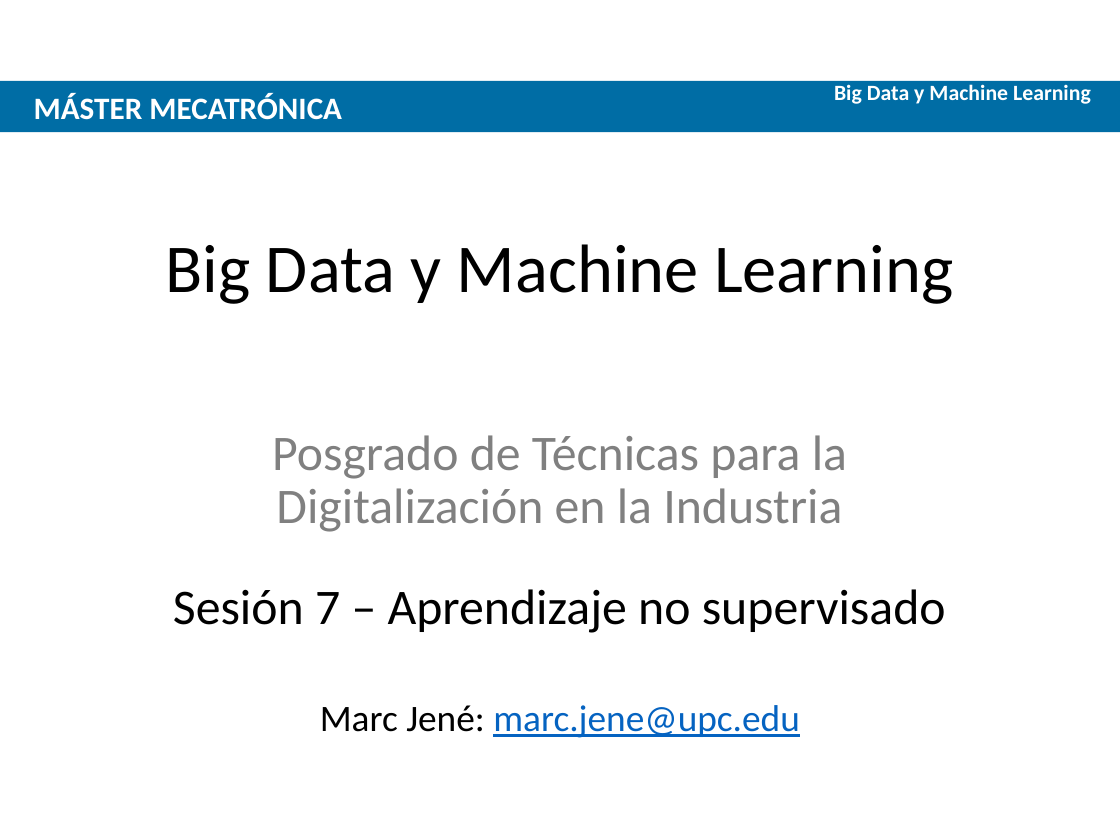
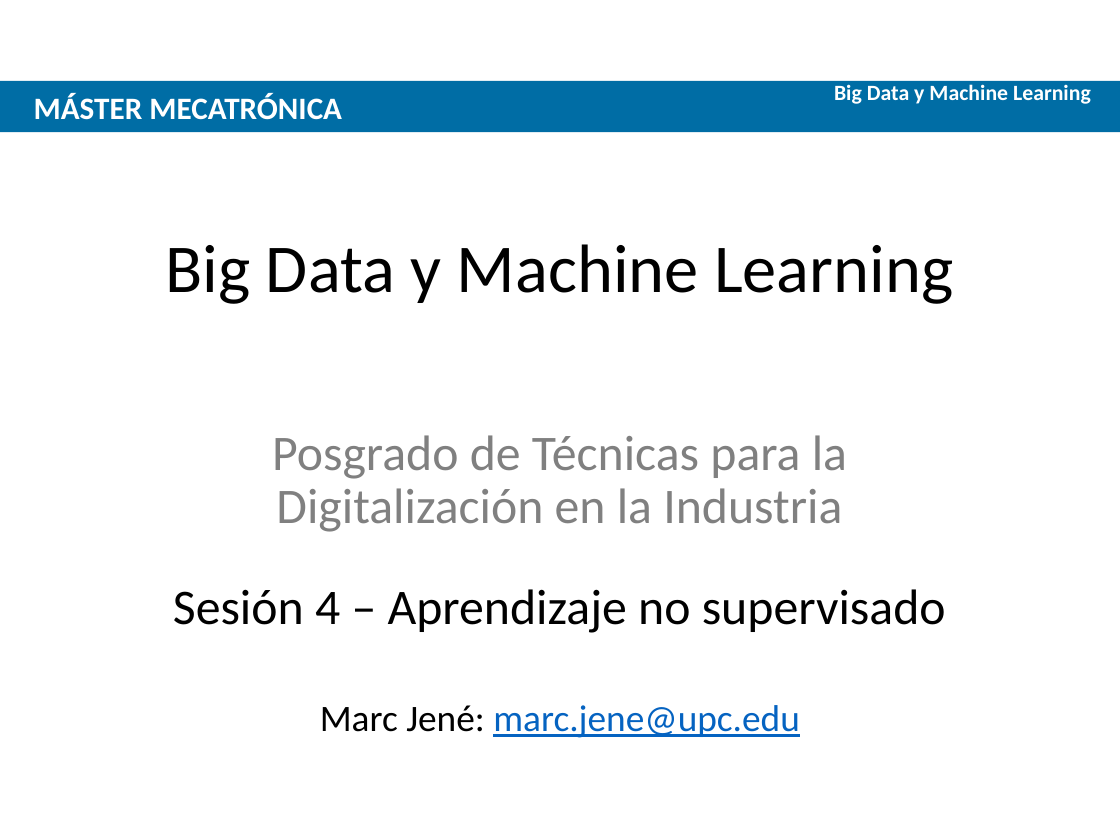
Before and after one commit to marcjene/Mecatronica-BDyML-2425, a slide deck: slide 1 of S4 - Aprendizaje no supervisado/S4_aprendizaje_no_supervisado.pptx. Drawn at 1120x840 pixels with LibreOffice and Linux fonts; fonts in the diff are those of the drawing; background and template pictures are left out. Boxes give left, top, right and bottom in pixels: in the first picture for what was removed or moved away, otherwise in the second. Text is boxed around its words. In the diff, an @@ line names an element or a change of style, - is before the commit and + after.

Commit message:
Clase 4: Aprendizaje no supervisado

```diff
--- a/S4 - Aprendizaje no supervisado/S4_aprendizaje_no_supervisado.pptx
+++ b/S4 - Aprendizaje no supervisado/S4_aprendizaje_no_supervisado.pptx
@@ text at (173, 589, 946, 633): text changed @@
-Sesión 7 – Aprendizaje no supervisado
+Sesión 4 – Aprendizaje no supervisado
```
Also in this commit, not shown: 2 other files.
